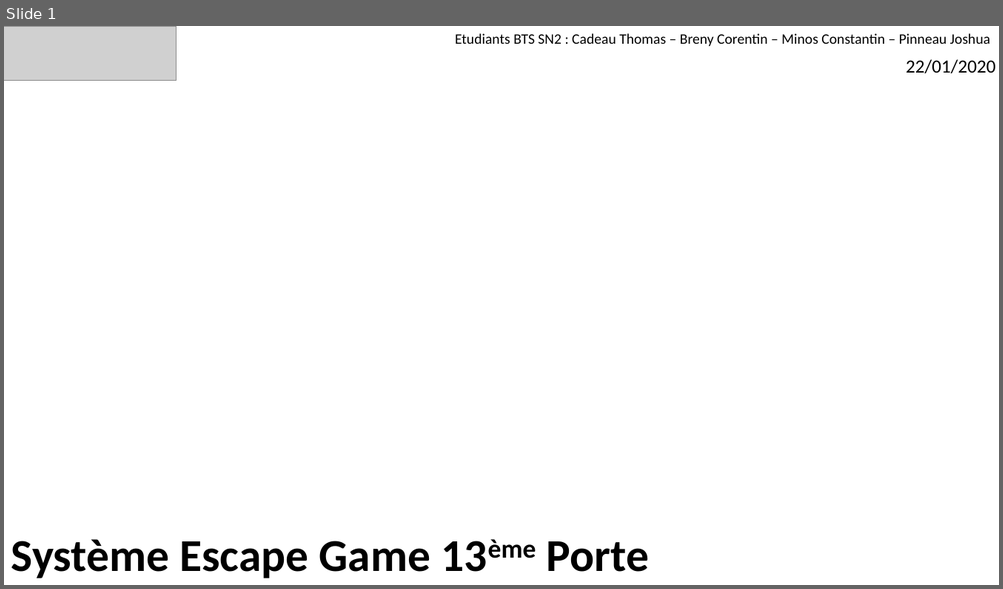
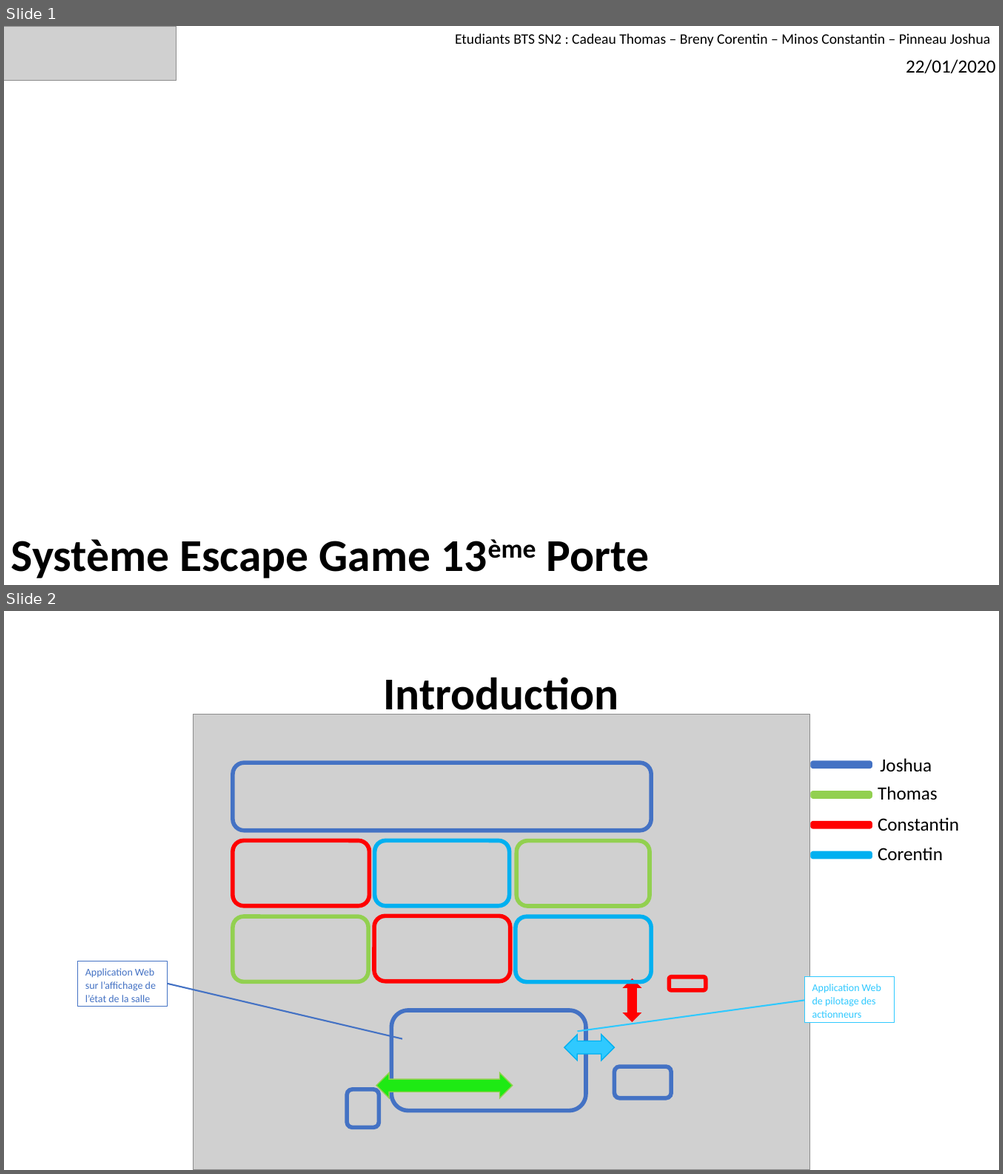
Before and after one commit to corentin-breny/Systeme_Escape_Game_13emePorte, a slide deck: Etudiants/Joshua/PremièreRevueDeProjet.pptx. Shown one above the other, each under a label of ours: slide 1 before the commit, slides 1 and 2 after it. The pictures are 1003x589 and 1003x1174 pixels, drawn with LibreOffice and Linux fonts; fonts in the diff are those of the drawing; grey boxes stand for pictures; background and template pictures are left out. Boxes give left, top, right and bottom in pixels: in the first picture for what was removed or moved away, otherwise in the second. Text is boxed around its words. In the diff, an @@ line names an element or a change of style, - is before the commit and + after.

```diff
--- a/Etudiants/Joshua/PremièreRevueDeProjet.pptx
+++ b/Etudiants/Joshua/PremièreRevueDeProjet.pptx
@@ slide 2 added at (4,611,999,1170), background #FFFFFF @@
@@ title added at (383,677,618,721), 44 pt, text #000000, bold @@
+Introduction
@@ picture added at (193,715,810,1170) @@
@@ rounded rectangle added at (233,763,652,831), outline #4472C4 4 pt @@
@@ rounded rectangle added at (812,763,870,767), outline #4472C4 4 pt @@
@@ text added at (879,758,931,772), 18 pt, text #000000 @@
+Joshua
@@ text added at (877,786,937,800), 18 pt, text #000000 @@
+Thomas
@@ rounded rectangle added at (812,793,870,797), outline #92D050 4 pt @@
@@ rounded rectangle added at (812,823,870,826), outline #FF0000 4 pt @@
@@ text added at (877,817,959,832), 18 pt, text #000000 @@
+Constantin
@@ rounded rectangle added at (233,841,370,906), outline #FF0000 4 pt @@
@@ rounded rectangle added at (375,841,509,906), outline #00B0F0 4 pt @@
@@ rounded rectangle added at (517,841,649,906), outline #92D050 4 pt @@
@@ rounded rectangle added at (812,854,870,857), outline #00B0F0 4 pt @@
@@ text added at (877,847,942,860), 18 pt, text #000000 @@
+Corentin
@@ rounded rectangle added at (233,917,369,982), outline #92D050 4 pt @@
@@ rounded rectangle added at (374,916,510,982), outline #FF0000 4 pt @@
@@ rounded rectangle added at (515,917,651,982), outline #00B0F0 4 pt @@
@@ rectangle added at (78,961,168,1006), fill #FFFFFF, outline #4472C4 0.5 pt, 10 pt, text #4472C4 @@
+Application Web sur l’affichage de l’état de la salle
@@ line added from (402, 1039) to (168, 984), #4472C4 1.5 pt @@
@@ left right arrow added at (622,979,642,1022), fill #FF0000 @@
@@ rounded rectangle added at (669,977,706,991), outline #FF0000 4 pt @@
@@ rectangle added at (805,977,894,1022), fill #FFFFFF, outline #2FC9FF 0.5 pt, 10 pt, text #2FC9FF @@
+Application Web de pilotage des actionneurs
@@ line added from (577, 1032) to (805, 1000), #2FC9FF 1.5 pt @@
@@ rounded rectangle added at (391,1011,586,1112), outline #4472C4 4 pt @@
@@ left right arrow added at (564,1035,614,1061), fill #2FC9FF, outline #00B0F0 1 pt @@
@@ left right arrow added at (376,1073,512,1099), fill #1EEA14, outline #92D050 1 pt @@
@@ rounded rectangle added at (614,1067,671,1098), outline #4472C4 4 pt @@
@@ rounded rectangle added at (347,1090,379,1128), outline #4472C4 4 pt @@
```
Also in this commit, not shown: 1 other slide added, 1 slide removed, 1 other file.
